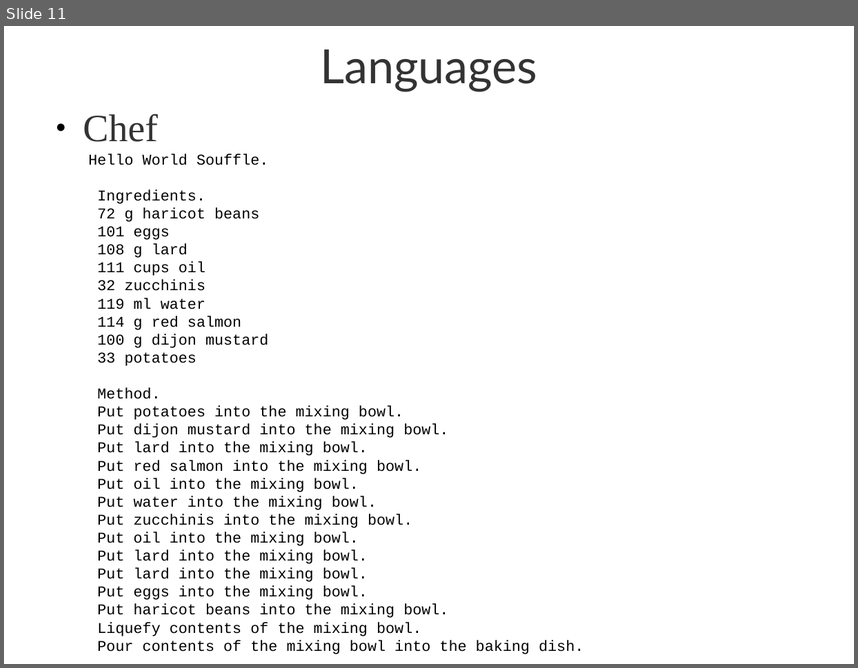
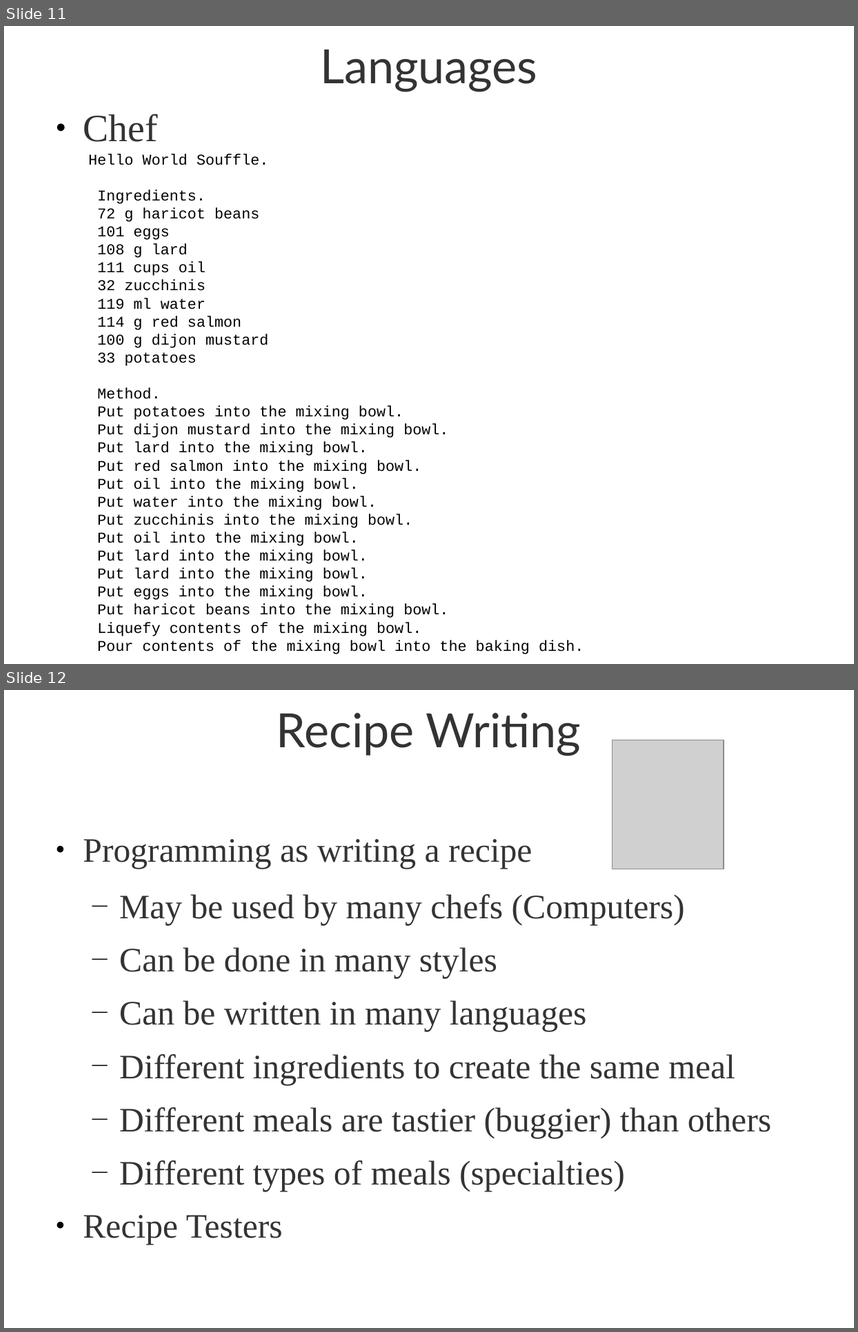
Before and after one commit to open-it-lab/ol-presentations, a slide deck: executive-briefing.odp. Shown one above the other, each under a label of ours: slide 11 before the commit, slides 11 and 12 after it. The pictures are 858x668 and 858x1332 pixels, drawn with LibreOffice and Linux fonts; fonts in the diff are those of the drawing; grey boxes stand for pictures. Boxes give left, top, right and bottom in pixels: in the first picture for what was removed or moved away, otherwise in the second. Text is boxed around its words. In the diff, an @@ line names an element or a change of style, - is before the commit and + after.

Commit message:
more slides

```diff
--- a/executive-briefing.odp
+++ b/executive-briefing.odp
@@ slide 12 added at (4, 690, 854, 1328), background #FFFFFF @@
@@ title added at (277, 713, 581, 756), 44 pt, text #333333 @@
+Recipe Writing
@@ picture added at (612, 740, 724, 869) @@
@@ text added at (83, 839, 771, 1245), 32 pt, text #333333 @@
+● Programming as writing a recipe
+  — May be used by many chefs (Computers)
+  — Can be done in many styles
+  — Can be written in many languages
+  — Different ingredients to create the same meal
+  — Different meals are tastier (buggier) than others
+  — Different types of meals (specialties)
+● Recipe Testers
```
Also in this commit, not shown: 2 other slides added, 3 other files.
